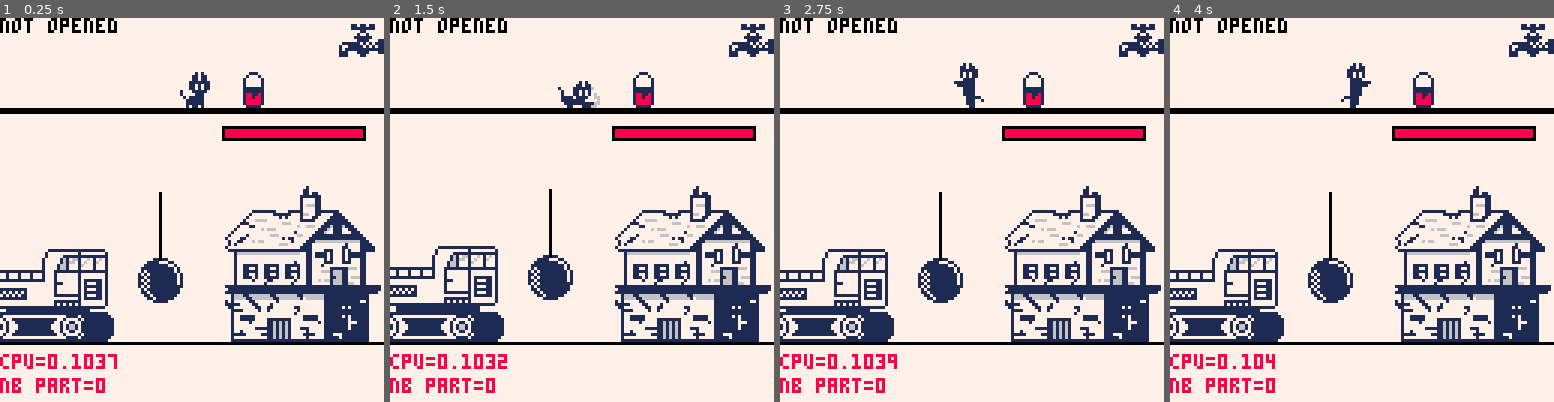
Above: before the commit, frames 1-4 (left to right).
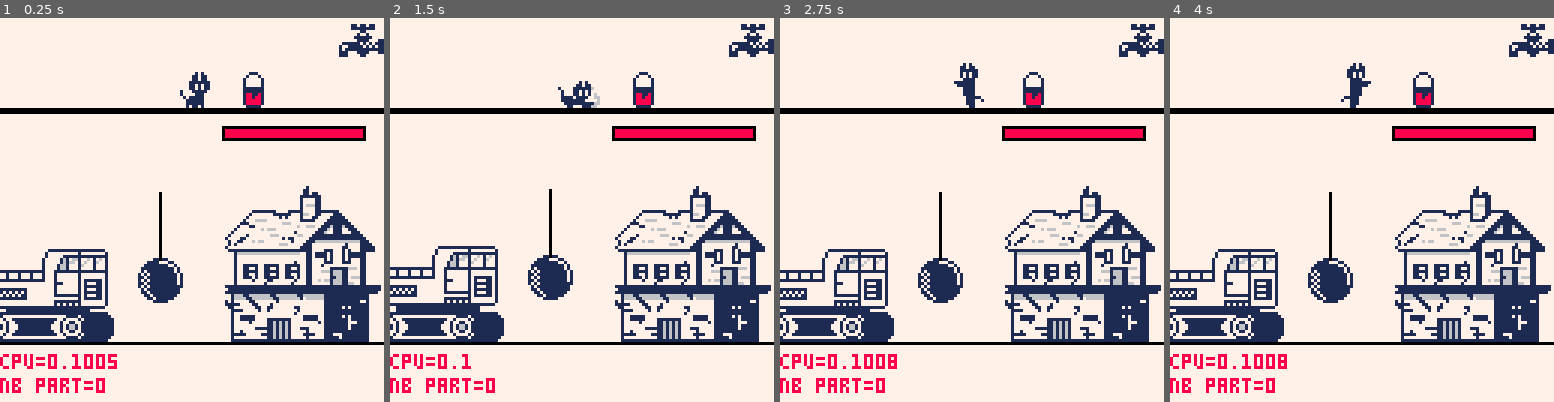
Above: after the commit, the same moments.

Repository: Arche-san/retrocat
Game: PICO-8 cartridge retrocat.p8
Two runs of this game, one before a commit and one after it. Both use one fixed random seed, a clock stepped at 60 frames per second and the inputs below.
Inputs:
- Up to frame 1 (0.25 s): no input
- Up to frame 2 (1.5 s): tap O (Z key) at 0.33, 0.7, 1.43 s; tap X (X key) at 1.07 s
- Up to frame 3 (2.75 s): hold Left 1.97-2.37 s; tap X (X key) at 2.07, 2.4, 2.73 s; tap O (Z key) at 2.22 s
- Up to frame 4 (4 s): hold Right 2.87-3.53 s; tap X (X key) at 3.07, 3.4, 3.73 s; tap O (Z key) at 3.1, 3.98 s

The runs differ from the first frame. In frame 1, 0.6% of the frame differs, in the area x 0-31%, y 0-92%; in frame 2, 0.7%; in frame 3, 0.6%; in frame 4, 0.6%.

Commit message:
cleanup debug logs

Diff:
--- a/retrocat.p8
+++ b/retrocat.p8
@@ -634,8 +634,6 @@
 function painttap_draw(p)
  if p.opened then
   rectfill(p.x-15, p.y+15, p.x-13, p.y+23, 8)
- else
-  print("not opened",0,0)
  end
 
  spr(46, p.x-16, p.y, 2, 2)
